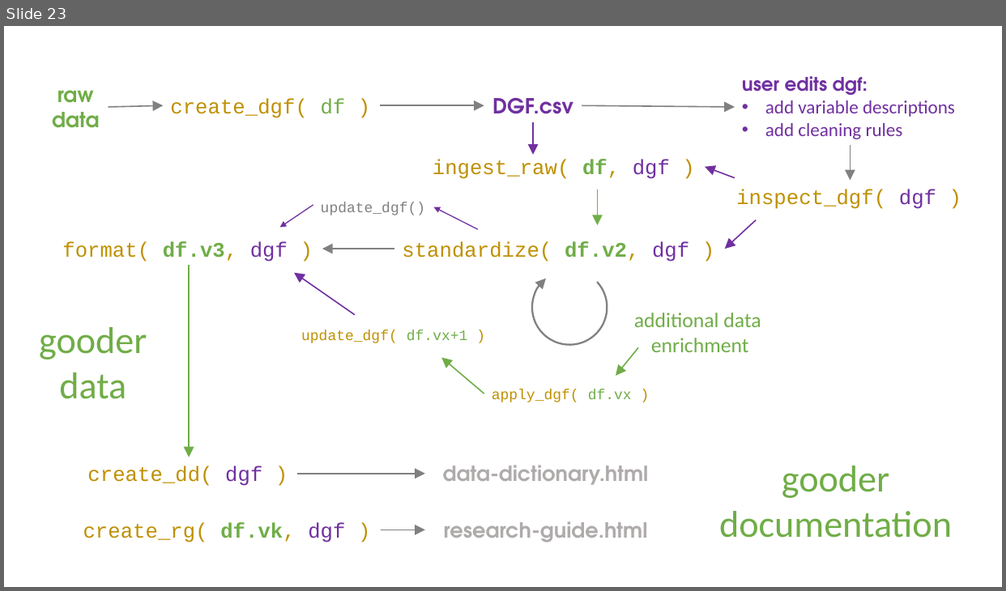
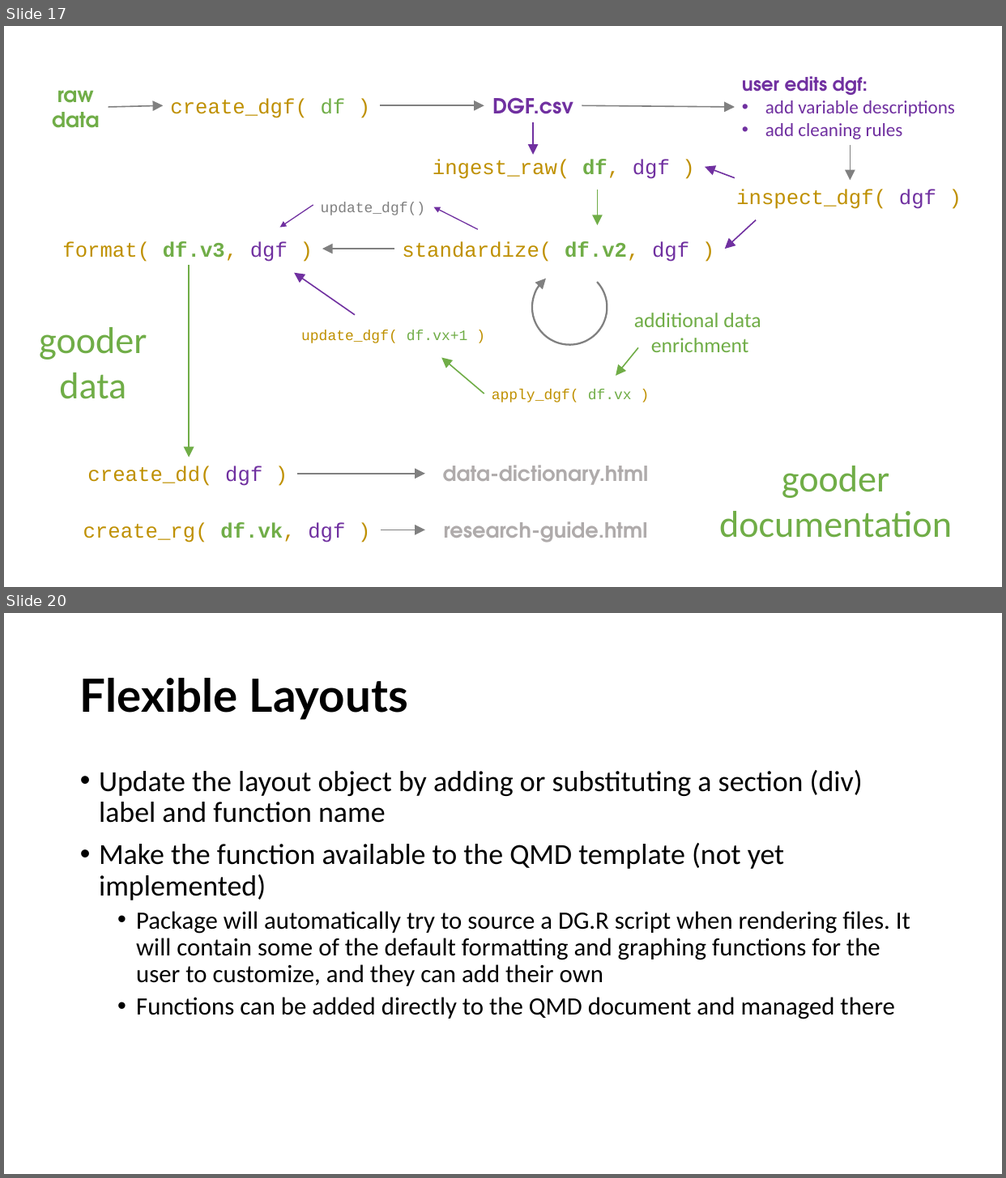
Before and after one commit to UrbanInstitute/datagoodr, a slide deck: pptx/LAYOUTS.pptx. Shown one above the other, each under a label of ours: slide 23 before the commit, slides 17 and 20 after it; the slides between them are not shown. The pictures are 1006x591 and 1006x1178 pixels, drawn with LibreOffice and Linux fonts; fonts in the diff are those of the drawing. Boxes give left, top, right and bottom in pixels: in the first picture for what was removed or moved away, otherwise in the second. Text is boxed around its words. In the diff, an @@ line names an element or a change of style, - is before the commit and + after.

```diff
--- a/pptx/LAYOUTS.pptx
+++ b/pptx/LAYOUTS.pptx
@@ slide 20 added at bbox=[4, 613, 1002, 1174], background #FFFFFF @@
@@ title added at bbox=[80, 678, 408, 720], 44 pt, text #000000, bold @@
+Flexible Layouts
@@ text added at bbox=[99, 770, 910, 1020], 24 pt, text #000000 @@
+• Update the layout object by adding or substituting a section (div) label and function name
+• Make the function available to the QMD template (not yet implemented)
+  • Package will automatically try to source a DG.R script when rendering files. It will contain some of the default formatting and graphing functions for the user to customize, and they can add their own
+  • Functions can be added directly to the QMD document and managed there
@@ what was slide 23 is now slide 17 @@
```
Also in this commit, not shown: 7 slides changed, 7 other slides added, 2 slides removed, 27 other files.
